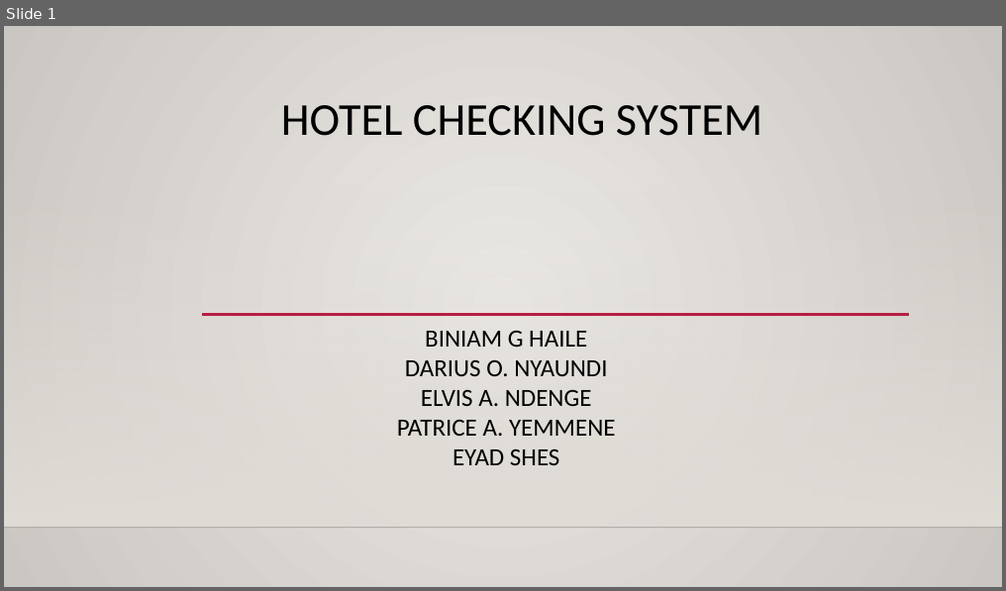
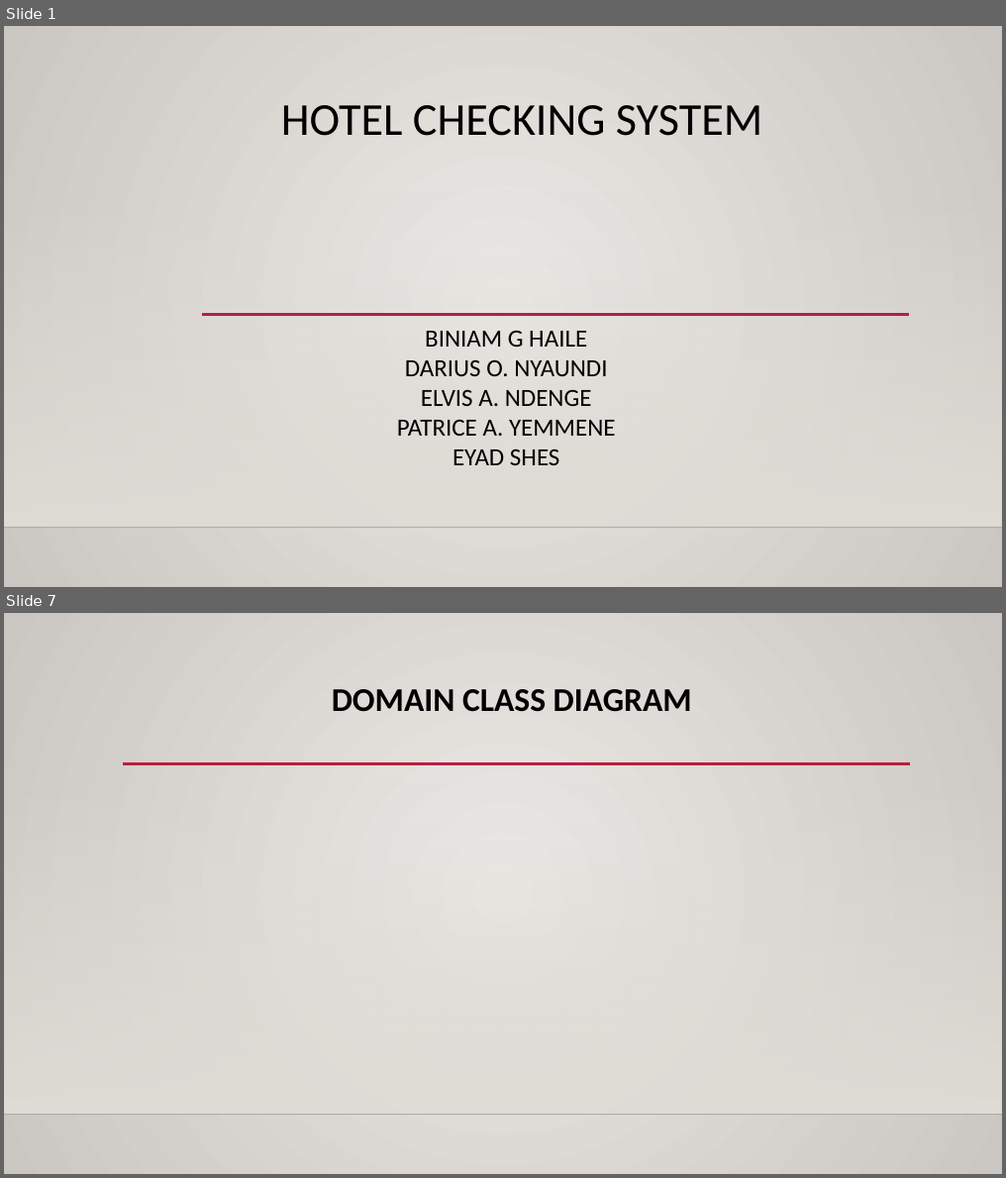
Before and after one commit to nyaundid/Hotel_Management-, a slide deck: Final_Presentation.pptx. Shown one above the other, each under a label of ours: slide 1 before the commit, slides 1 and 7 after it; the slides between them are not shown. The pictures are 1006x591 and 1006x1178 pixels, drawn with LibreOffice and Linux fonts; fonts in the diff are those of the drawing; background and template pictures are left out. Boxes give left, top, right and bottom in pixels: in the first picture for what was removed or moved away, otherwise in the second. Text is boxed around its words. In the diff, an @@ line names an element or a change of style, - is before the commit and + after.

```diff
--- a/Final_Presentation.pptx
+++ b/Final_Presentation.pptx
@@ slide 7 added at (4, 613, 1002, 1174), background gradient #ECEAE7 to #CAC7C1; not listed: 2 template elements that a slide beside it also shows @@
@@ title added at (332, 689, 692, 712), 32 pt, text #000000, bold @@
+DOMAIN CLASS DIAGRAM
@@ line added from (123, 764) to (910, 764), #B71E42 2.5 pt @@
```
Also in this commit, not shown: 7 other slides added, 1 slide removed.
